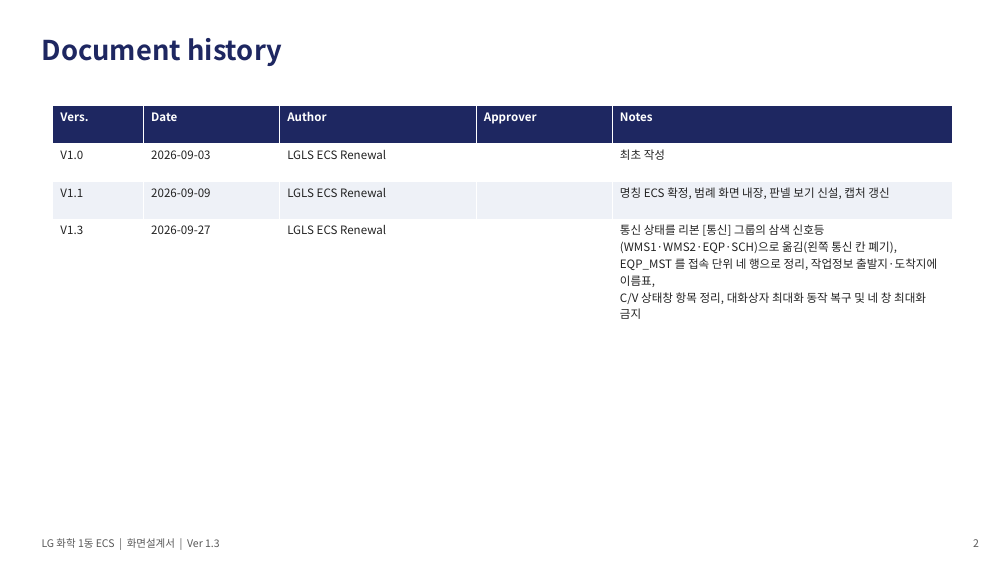
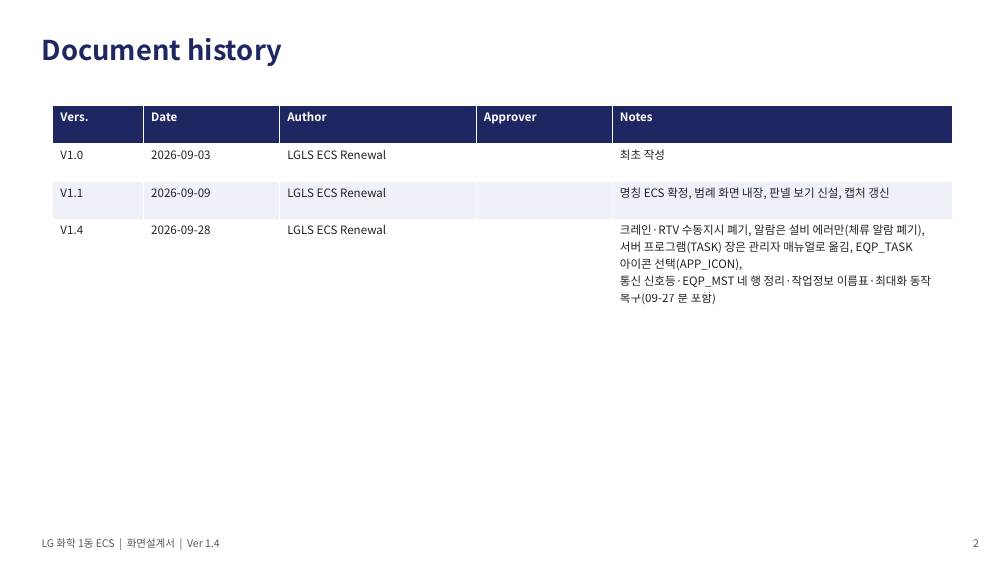
Before and after one commit to yeorijby-coder/LGLS_ALL, a slide deck: slide 2 of docs/산출물_20260927/06_ECS_화면설계서.pptx. Drawn at 1008x567 pixels with LibreOffice and Linux fonts; fonts in the diff are those of the drawing. Boxes give left, top, right and bottom in pixels: in the first picture for what was removed or moved away, otherwise in the second. Text is boxed around its words. In the diff, an @@ line names an element or a change of style, - is before the commit and + after.

```diff
--- a/docs/산출물_20260927/06_ECS_화면설계서.pptx
+++ b/docs/산출물_20260927/06_ECS_화면설계서.pptx
@@ table at box(53, 106, 953, 308) @@
-row 4: V1.3 | 2026-09-27 | LGLS ECS Renewal |  | 통신 상태를 리본 [통신] 그룹의 삼색 신호등(WMS1·WMS2·EQP·SCH)으로 옮김(왼쪽 통신 칸 폐기), EQP_MST 를 접속 단위 네 행으로 정리, 작업정보 출발지·도착지에 이름표, C/V 상태창 항목 정리, 대화상자 최대화 동작 복구 및 네 창 최대화 금지
+row 4: V1.4 | 2026-09-28 | LGLS ECS Renewal |  | 크레인·RTV 수동지시 폐기, 알람은 설비 에러만(체류 알람 폐기), 서버 프로그램(TASK) 장은 관리자 매뉴얼로 옮김, EQP_TASK 아이콘 선택(APP_ICON), 통신 신호등·EQP_MST 네 행 정리·작업정보 이름표·최대화 동작 복구(09-27 분 포함)
@@ text at box(42, 538, 220, 548): text changed @@
-LG 화학 1동 ECS | 화면설계서 | Ver 1.3
+LG 화학 1동 ECS | 화면설계서 | Ver 1.4
```
Also in this commit, not shown: 26 other slides changed, 6 slides removed, 31 other files.
